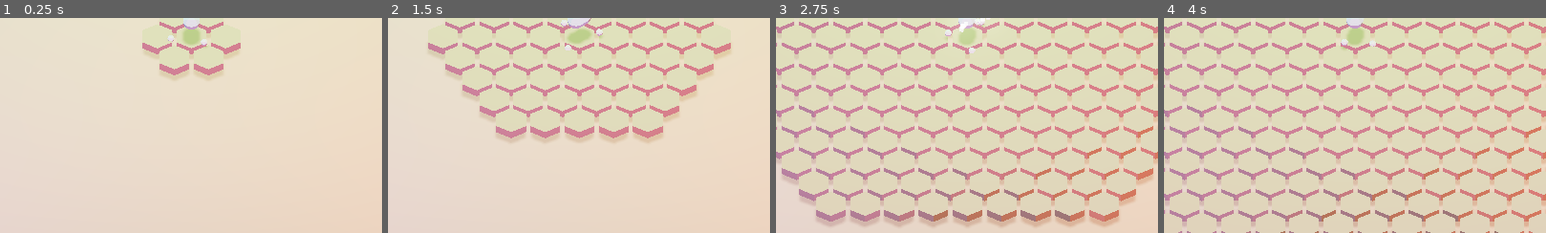
Above: before the commit, frames 1-4 (left to right).
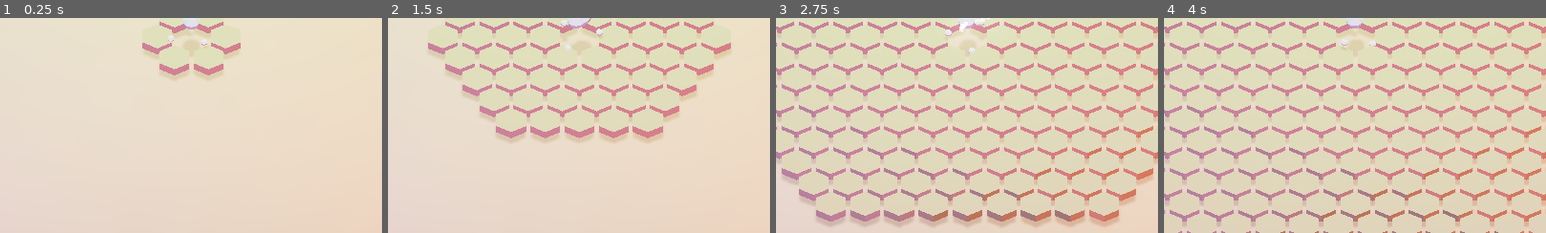
Above: after the commit, the same moments.

Repository: Trixxo/3dpix
Game: Godot game, scene res://Main.tscn
Same seed, same stepped clock (60 frames per second), same inputs: the game is played once before the commit and once after it.
Inputs (mouse positions are % of the whole screen's width and height, from its top left):
- Up to frame 1 (0.25 s): no input
- Up to frame 2 (1.5 s): tap Enter at 0.5 s; move the mouse to (72, 45) at 0.52 s; tap Space at 0.6, 0.77, 1.07 s; click (72, 45) at 0.67 s; move the mouse to (30, 55) at 1.27 s; click (30, 55) at 1.35 s
- Up to frame 3 (2.75 s): tap Space at 1.52, 1.55, 1.82, 2.1 s; move the mouse to (60, 28) at 2.02 s; click (60, 28) at 2.17 s
- Up to frame 4 (4 s): move the mouse to (45, 70) at 2.77 s; click (45, 70) at 2.85 s; tap Space at 3.02, 3.05, 3.32, 3.6, 3.77 s; move the mouse to (80, 65) at 3.52 s; click (80, 65) at 3.67 s
The pictures show only the part of the screen within x 25-75%, y 44-94%; the shares and areas given below are measured in that part.

The runs differ from the first frame. In frame 1, 0.5% of the frame differs, in the area x 46-54%, y 4-19%; in frame 2, 0.5%, in the area x 46-54%, y 3-19%; in frame 3, 0.4%; in frame 4, 0.5%.

Commit message:
dont spawn hex tile in center

Diff:
--- a/HexGrid/HexGrid.gd
+++ b/HexGrid/HexGrid.gd
@@ -27,7 +27,9 @@
     for q in range(-N, N + 1):
         for r in range(-N, N + 1):
             for s in range(-N, N + 1):
-                if q + r + s == 0:
+                # q + r + s == 0: is part of the cube hexagonal grid
+                # q != 0 and r != 0 and s != 0: is not the tile in the absolute center
+                if (q + r + s == 0) and (q != 0 or r != 0 or s != 0):
                     results.append(Vector2(q, r))
     return results
 # Called when the node enters the scene tree for the first time.
